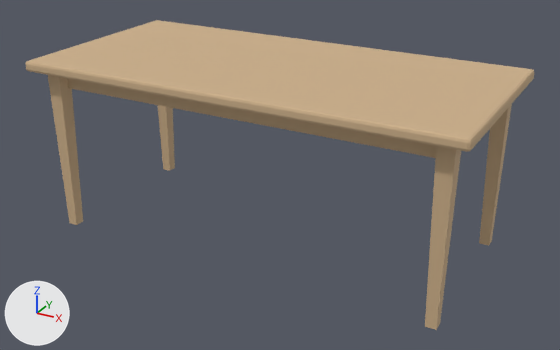
An edit to the glTF model web/public/assets/models/dining/tableDining4.glb, drawn before and after from the same camera.
One viewpoint serves both versions: a 50 mm lens placed at (1.47, -2.63, 1.59), pointed at (0.03, -0.02, 0.29). The lights are fixed; the arrows at lower left show +X, +Y and +Z. The older version comes first. Vertices at exactly the same position are counted once.

Names of what the first picture shows: 'tableDining4'.
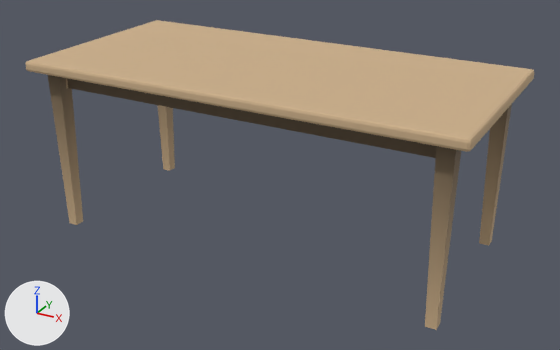
Boxes [x1, y1, x2, y2] around the edits, measured in the pictures (560 x 350 px):
'tableDining4', recoloured
    both: [46, 72, 513, 297]

What changed in the scene script:
```text
Change mat_top_oak:
    where n0 = _N.new('ShaderNodeBsdfPrincipled'); n0.name = 'Principled BSDF'
    remove n0.inputs[0].default_value = (0.61, 0.434, 0.254, 1.0)  # 'Base Color', beige #cdb08a
    add n2 = _N.new('ShaderNodeMix'); n2.name = 'Mix'
    add n2.data_type = 'RGBA'
    add n2.blend_type = 'MULTIPLY'
    add n2.inputs[0].default_value = 1.0  # 'Factor'
    add n2.inputs[7].default_value = (0.61, 0.434, 0.254, 1.0)  # 'B', beige #cdb08a
    add n3 = _N.new('ShaderNodeVertexColor'); n3.name = 'Color Attribute'
    add _L.new(n2.outputs[2], n0.inputs[0])  # 'Result' to 'Base Color'
    add _L.new(n3.outputs[0], n2.inputs[6])  # 'Color' to 'A'
Change mat_legs_oak:
    where n0 = _N.new('ShaderNodeBsdfPrincipled'); n0.name = 'Principled BSDF'
    remove n0.inputs[0].default_value = (0.61, 0.434, 0.254, 1.0)  # 'Base Color', beige #cdb08a
    add n2 = _N.new('ShaderNodeMix'); n2.name = 'Mix'
    add n2.data_type = 'RGBA'
    add n2.blend_type = 'MULTIPLY'
    add n2.inputs[0].default_value = 1.0  # 'Factor'
    add n2.inputs[7].default_value = (0.61, 0.434, 0.254, 1.0)  # 'B', beige #cdb08a
    add n3 = _N.new('ShaderNodeVertexColor'); n3.name = 'Color Attribute'
    add _L.new(n2.outputs[2], n0.inputs[0])  # 'Result' to 'Base Color'
    add _L.new(n3.outputs[0], n2.inputs[6])  # 'Color' to 'A'
Change me_tabledining4:
    where me_tabledining4.from_pydata(...)  # 312 vertices, 588 faces; spans x -0.92..0.92, y -0.44..0.44, z 0.0..0.75
    used by ob_tabledining4; location = (0.0, 0.0, 0.0)
    me_tabledining4 part 1: vertex colours changed
```
